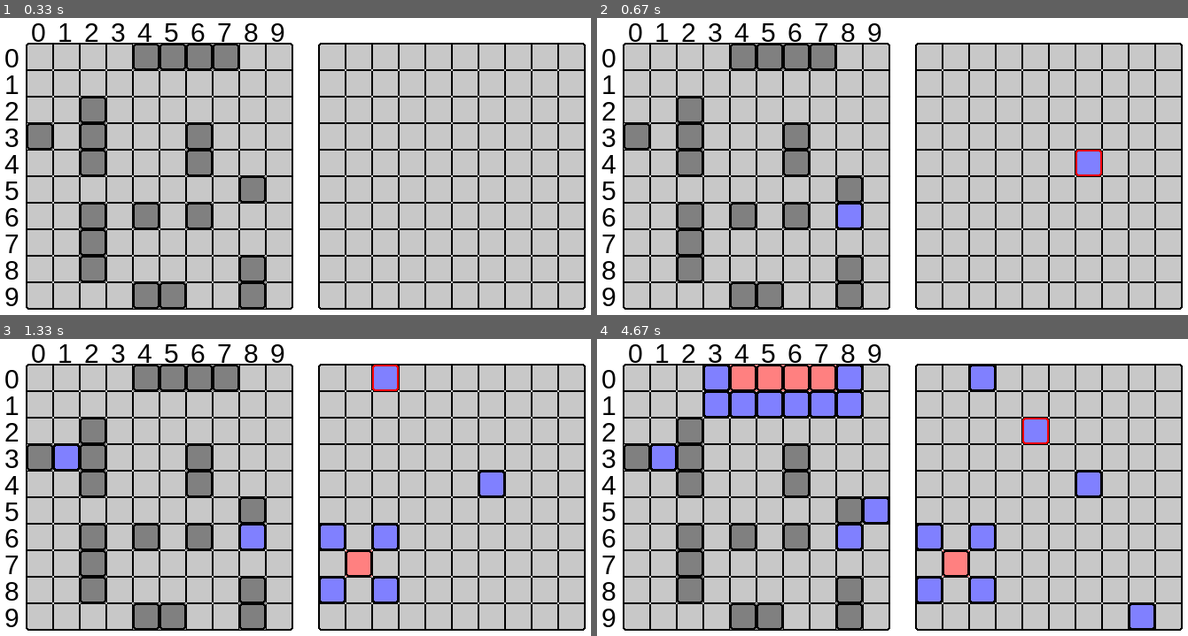
Above: before the commit, frames 1-4 (two rows, left to right).
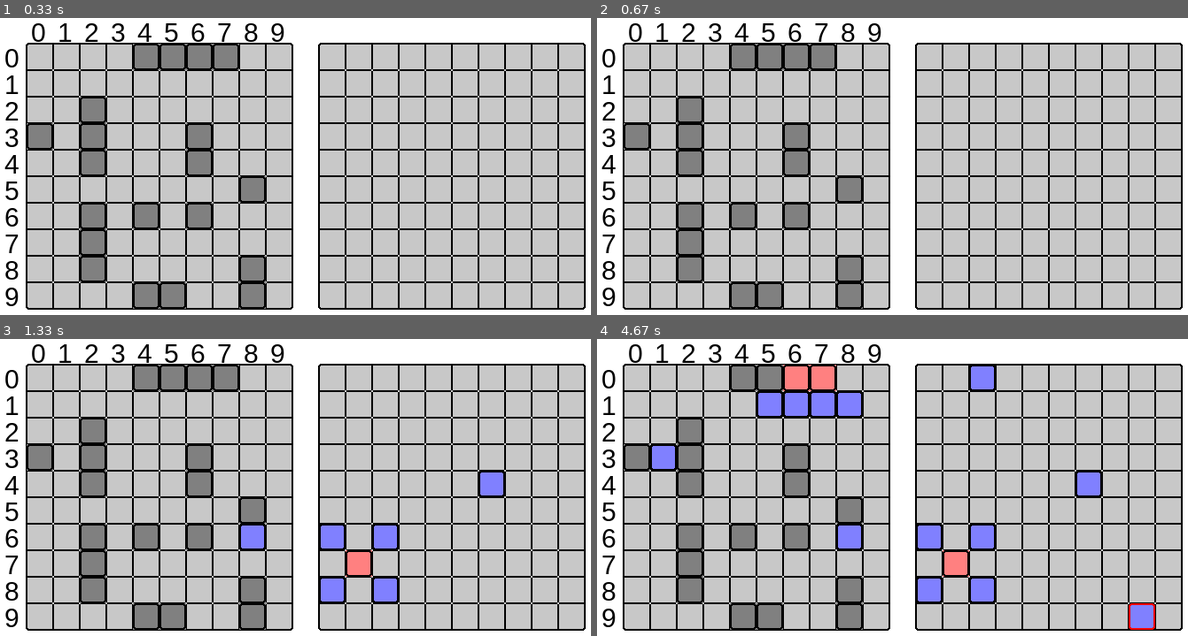
Above: after the commit, the same moments.

Repository: georgiy-nogovitsyn/battleship-game
Game: pygame game, started from pygame battleships/pygame_test_logic.py
Same seed, same stepped clock (60 frames per second), same inputs: the game is played once before the commit and once after it.
Inputs (mouse positions are in pixels of both pictures, inside the frame that each line leads up to):
- Up to frame 1 (0.33 s): no input
- Up to frame 2 (0.67 s): click (1099, 166) at 0.38 s
- Up to frame 3 (1.33 s): click (366, 567) at 0.72 s; click (395, 386) at 1.12 s
- Up to frame 4 (4.67 s): click (975, 523) at 1.47 s; click (1134, 615) at 2.25 s; move the mouse to (1040, 419) at 4.02 s; click (1040, 419) at 4.38 s

Frame 1 is identical in both runs. In frame 2, 0.7% of the frame differs, in the area x 40-86%, y 44-71%; in frame 3, 0.7%; in frame 4, 2.9%, in the area x 18-95%, y 8-98%.

Commit message:
fixed sequential rendering for computer turn

Diff:
--- a/pygame battleships/pygame_test_logic.py
+++ b/pygame battleships/pygame_test_logic.py
@@ -5,6 +5,7 @@
 from pygame_config import *
 from pygame_main import Game
 from random import choice
+from time import sleep
 
 pygame.init()
 clock = pygame.time.Clock()
@@ -37,11 +38,11 @@
 final_message = 'Bye!'
 running = True
 while running:
-    player_1_turn = True
-    while player_1_turn:
-        screen.fill(WHITE)
+    screen.fill(WHITE)
 
-        draw_pygame_elements()
+    draw_pygame_elements()
+    if player_1_turn:
+
         for event in pygame.event.get():
             if event.type == pygame.QUIT:
                 running = False
@@ -65,18 +66,15 @@
                             break
                     else:
                         print(f'You missed on {mouse_last_pos}')
+                        player_2_turn = True
                         player_1_turn = False
                 else:
                     print(f'You already hit that {mouse_last_pos} cell')
 
 
-        if mouse_last_pos:
-            highlight_cell(screen, mouse_last_pos)
 
-        pygame.display.flip()
-        clock.tick(30)
-    player_2_turn = True
-    while player_2_turn:
+
+    if player_2_turn:
         if coordinates_for_attack := events.searching_for_destroy(comp, player):
             computer_choice_coordinates = choice(coordinates_for_attack)
         else:
@@ -89,7 +87,16 @@
                 break
         else:
             print(f'Computer missed on {computer_choice_coordinates}')
+
+            player_1_turn = True
             player_2_turn = False
+        sleep(0.5)
+
+    if mouse_last_pos:
+        highlight_cell(screen, mouse_last_pos)
+
+    pygame.display.flip()
+    clock.tick(30)
 
 print(final_message)
 pygame.quit()
